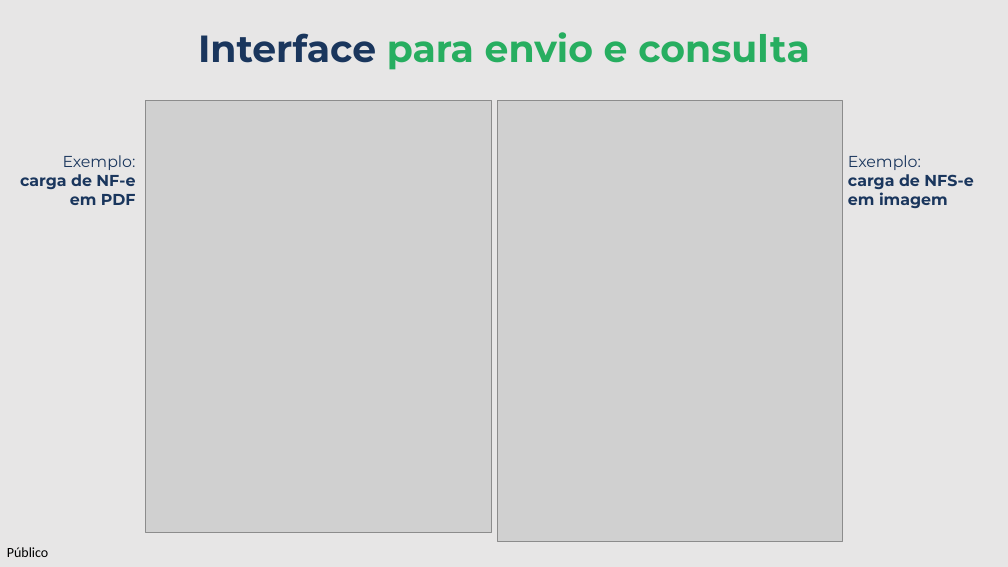
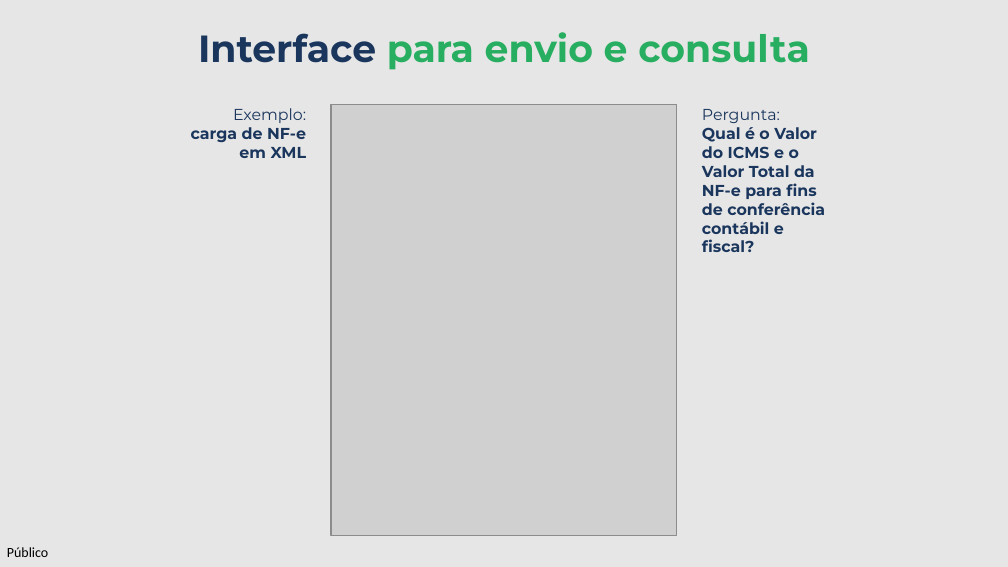
Before and after one commit to ajndantas/I2A2-Grupo_01, a slide deck: slide 8 of Desafio 2 - Projeto - 11062025/Projeto Final - Artefatos/I2A2_Agentes_Inteligentes_Projeto_Final_Grupo1.pptx. Drawn at 1008x567 pixels with LibreOffice and Linux fonts; fonts in the diff are those of the drawing; grey boxes stand for pictures. Boxes give left, top, right and bottom in pixels: in the first picture for what was removed or moved away, otherwise in the second. Text is boxed around its words. In the diff, an @@ line names an element or a change of style, - is before the commit and + after.

```diff
--- a/Desafio 2 - Projeto - 11062025/Projeto Final - Artefatos/I2A2_Agentes_Inteligentes_Projeto_Final_Grupo1.pptx
+++ b/Desafio 2 - Projeto - 11062025/Projeto Final - Artefatos/I2A2_Agentes_Inteligentes_Projeto_Final_Grupo1.pptx
@@ text at <box>191,108,307,158</box>: text changed @@
-Exemplo:
-carga de NF-e em PDF
+Exemplo:
+carga de NF-e em XML
@@ picture: place and size @@
-picture at <box>145,101,491,532</box>
+picture at <box>331,104,676,535</box>
@@ picture removed at <box>497,101,842,542</box> @@
@@ text at <box>702,109,825,252</box>: text changed @@
-Exemplo:
-carga de NFS-e em imagem
+Pergunta:
+Qual é o Valor do ICMS e o Valor Total da NF-e para fins de conferência contábil e fiscal?
```
Also in this commit, not shown: 5 other files.
